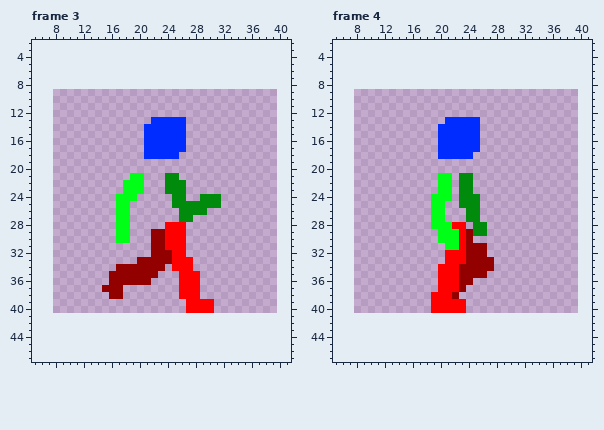
Pixel-art file, stored at resources/player_run.ase. Above is the file before it was changed.
32x32 pixels, 8 frames. Shown: frame 3: x 5..41, y 2..47; frame 4: x 5..41, y 2..47. The old version is drawn lined up with the new one, on the new canvas. The commit also changed other frames, which this record leaves out.
Once edited:
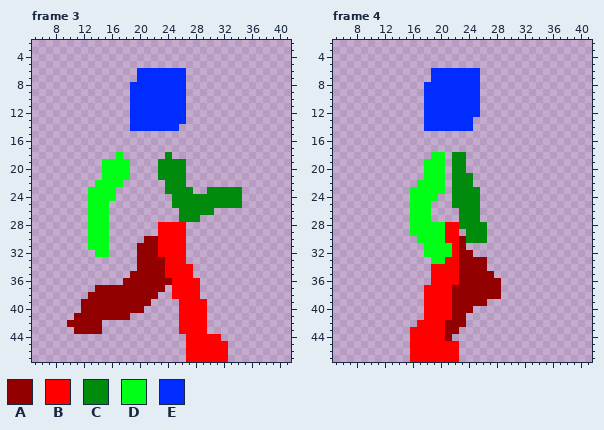
Palette (. is transparent): A #930000  B #ff0000  C #008b0c  D #00ff16  E #002cff
The author wrote: Sized up player by 1.5x to make pests look smaller
Edits made:
canvas 32x32 -> 48x48, the old top-left corner now at 8,9
Frame 3:
y 6..7: x 20..26 ....... -> EEEEEEE
y 8..12: x 19..26 ........ -> EEEEEEEE
y 13: x 19..21 ... -> EEE
y 14: x 19..20 .. -> EE; x 26 E -> .
y 15..17: x 21..26 EEEEEE -> ......
y 18: x 17 . -> D; x 21..25 EEEEE -> ...C.
y 19..20: x 15..18 .... -> DDDD; x 23..26 .... -> CCCC
y 21: x 15..20 ....DD -> DDDD..; x 23 . -> C; x 26 . -> C
y 22: x 14..20 ....DDD -> DDDD...
y 23: x 13..16 .... -> DDDD; x 18..20 DDD -> ...; x 27 . -> C; x 30..34 ..... -> CCCCC
y 24: x 13..19 ....DDD -> DDDD...; x 27..28 .. -> CC; x 32..34 ... -> CCC
y 25: x 13..15 ... -> DDD; x 17..18 DD -> ..; x 32..34 ... -> CCC
y 26: x 13..15 ... -> DDD; x 17..18 DD -> ..; x 30 . -> C
y 27: x 13..15 ... -> DDD; x 17..18 DD -> ..; x 28 . -> C
y 28: x 13..15 ... -> DDD; x 17..18 DD -> ..; x 23 . -> B
y 29: x 13..15 ... -> DDD; x 17..18 DD -> ..; x 22..23 AA -> .B
y 30: x 13..15 ... -> DDD; x 17..18 DD -> ..; x 21 . -> A; x 23 A -> B
y 31: x 13..15 ... -> DDD; x 20..21 .. -> AA; x 23 A -> B
y 32: x 14..15 .. -> DD; x 20..21 .. -> AA; x 23..24 AA -> BB
y 33: x 24 A -> B; x 27 B -> .
y 34: x 17..19 AAA -> ...; x 24 . -> B
y 35: x 16..18 AAA -> ...; x 23..25 ... -> ABB; x 28 B -> .
y 36: x 16..17 AA -> ..; x 22..25 .... -> AAAB
y 37: x 14 . -> A; x 18..23 ...... -> AAAAAA; x 25 . -> B
y 38: x 13..15 ... -> AAA; x 18..22 ..... -> AAAAA; x 25 . -> B
y 39: x 12..21 .......... -> AAAAAAAAAA; x 26 . -> B; x 30 B -> .
y 40: x 12..20 ......... -> AAAAAAAAA; x 26 . -> B; x 30 B -> .
y 41: x 11..18 ........ -> AAAAAAAA; x 26..29 .... -> BBBB
y 42: x 10..14 ..... -> AAAAA; x 26..29 .... -> BBBB
y 43: x 11..14 .... -> AAAA; x 26..29 .... -> BBBB
y 44: x 27..31 ..... -> BBBBB
y 45..47: x 27..32 ...... -> BBBBBB
Frame 4:
y 6..7: x 19..25 ....... -> EEEEEEE
y 8..12: x 18..25 ........ -> EEEEEEEE
y 13: x 18..20 ... -> EEE; x 25 E -> .
y 14: x 18..19 .. -> EE; x 25 E -> .
y 15..17: x 20..25 EEEEEE -> ......
y 18: x 19..24 .EEEEE -> DD.CC.
y 19..20: x 18..20 ... -> DDD; x 22..23 .. -> CC
y 21: x 18..19 .. -> DD; x 21..22 D. -> .C
y 22: x 17..19 ... -> DDD; x 21..22 D. -> .C
y 23: x 16..19 .... -> DDDD; x 21..22 D. -> .C; x 25 . -> C
y 24: x 16..18 ... -> DDD; x 20..22 DD. -> ..C
y 25: x 16..20 ...DD -> DDD..; x 22 . -> C
y 26..27: x 16..20 ...DD -> DDD..; x 23 . -> C
y 28: x 16..18 ... -> DDD; x 21 D -> B; x 23..24 B. -> CC
y 29: x 16..19 .... -> DDDD; x 21..24 DDBA -> BB.C
y 30: x 17..19 ... -> DDD; x 21..26 DDBA.. -> BBACCC
y 31: x 18..20 ... -> DDD; x 22..26 DBAAA -> BA...
y 32: x 18..21 ...B -> DDDD; x 23 B -> A; x 25..26 AA -> ..
y 33: x 19..20 .. -> DD; x 23 B -> A; x 27 A -> .
y 34: x 19 . -> B; x 27 A -> .
y 35: x 19 . -> B; x 27 . -> A
y 36: x 19 . -> B; x 25..28 .... -> AAAA
y 37: x 18..19 .. -> BB; x 22 B -> A; x 24..28 ..... -> AAAAA
y 38: x 18 . -> B; x 23..28 ...... -> AAAAAA
y 39: x 18 . -> B; x 22..26 BB... -> AAAAA
y 40: x 18 . -> B; x 22..24 BB. -> AAA
y 41: x 18..23 ...... -> BBBBAA
y 42: x 17..23 ....... -> BBBBAAA
y 43: x 16..22 ....... -> BBBBBAA
y 44: x 16..21 ...... -> BBBBBA
y 45..47: x 16..22 ....... -> BBBBBBB
